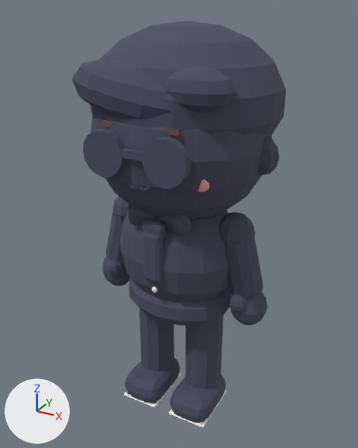
Renders of the glTF model out/avatars/av_pip.glb from each side of a commit.
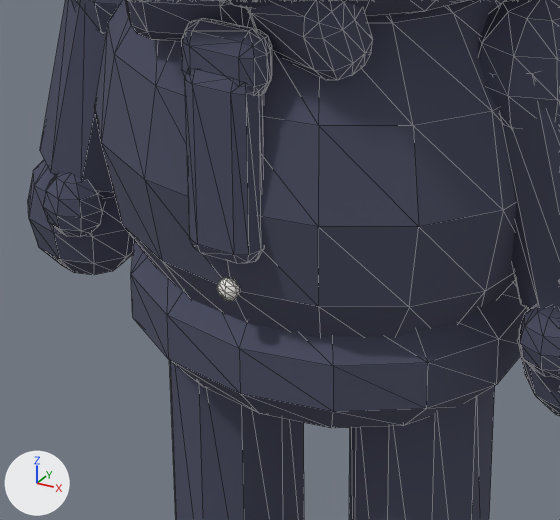
Old and new are each drawn whole from a 50 mm lens placed at (0.737, -1.345, 1.378), pointed at (-0.019, 0.029, 0.691) and again close up on the part from 27% to 67% of the width and 48% to 78% of the height. The axes (+X, +Y, +Z) are drawn at lower left. The lights are the same throughout. The first two pictures are the older version. The close-ups show mesh edges as thin lines. Where no turn or scale is listed for an object, it has been applied to the vertices. Vertices at exactly the same position are counted once.

Names of what the first close-up shows: 'SM_av_pip_arm_l_outline', 'SM_av_pip_arm_r_outline', 'SM_av_pip_head_outline', 'SM_av_pip_hips_outline', 'SM_av_pip_leg_l_outline', 'SM_av_pip_leg_r_outline', 'SM_av_pip_torso_outline' and 1 more.
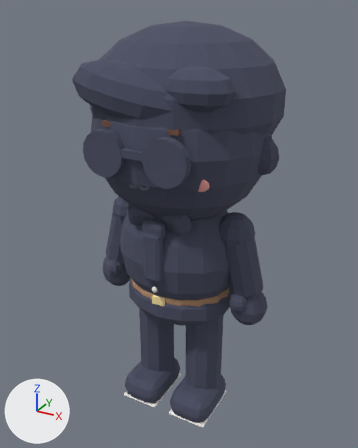
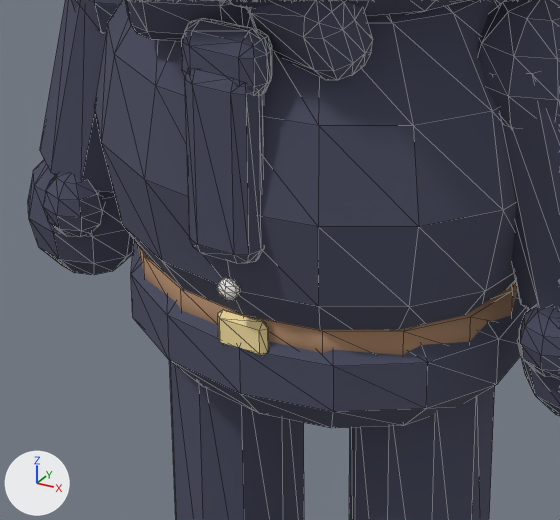
Patch to the scene script:
```diff
--- a/out/avatars/av_pip.glb.py
+++ b/out/avatars/av_pip.glb.py
@@ mat_mat_butter @@
+mat_mat_butter = principled_material('MAT_butter')
+mat_mat_butter.base_color = (0.922, 0.738, 0.356)  # beige #f6dfa1
+mat_mat_butter.roughness = 1.0
@@ me_sm_av_pip_hips @@
 # used by ob_sm_av_pip_hips; location = (0.0, 0.0, 0.0)
-me_sm_av_pip_hips.from_pydata(...)  # 86 vertices, 168 faces; spans x -0.181..0.181, y -0.146..0.146, z 0.36..0.54
+me_sm_av_pip_hips.from_pydata(...)  # 142 vertices, 272 faces; spans x -0.185..0.185, y -0.154..0.147, z 0.36..0.54
+# me_sm_av_pip_hips part 1: a new loose piece, a 16-sided cylinder along z spanning x -0.185..0.185, y -0.147..0.147, z 0.468..0.502, in mat_mat_wood_dark (brown #a98466)
+# me_sm_av_pip_hips part 2: a new loose piece of 24 vertices spanning x -0.025..0.025, y -0.154..-0.142, z 0.468..0.502, in mat_mat_butter (beige #f6dfa1)
 me_sm_av_pip_hips.materials.append(mat_mat_charcoal)
+me_sm_av_pip_hips.materials.append(mat_mat_wood_dark)  # brown #a98466
+me_sm_av_pip_hips.materials.append(mat_mat_butter)  # beige #f6dfa1
```

Location of each change, (x1, y1, x2, y2) in pixels of the close-ups (560 x 520 px):
'SM_av_pip_hips', reshaped (not visible before): after (137, 244, 518, 355)
part 1 of me_sm_av_pip_hips, added (brown): after (137, 244, 518, 355)
part 2 of me_sm_av_pip_hips, added (beige): after (218, 309, 269, 355)
